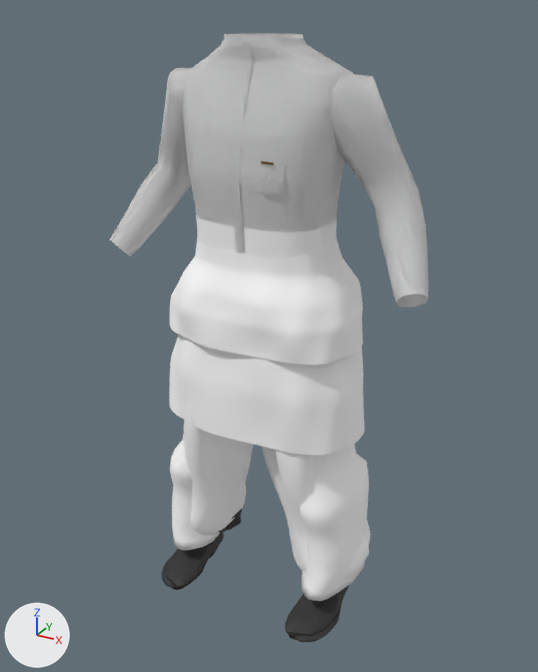
Two versions of the glTF model assets/models/timzy-wardrobe.glb, one commit apart.
One viewpoint serves both versions: a 50 mm camera at (0.904, -1.657, 1.62) aimed at (0.006, -0.023, 0.803). The axes (+X, +Y, +Z) are drawn at lower left. The lights are the same throughout. The older version comes first. Where no turn or scale is listed for an object, it has been applied to the vertices.

Objects in the first picture: 'Concealed front placket', 'Left long sleeve', 'RelaxedTrousersMesh', 'Right long sleeve', 'Rounded chest pocket', 'Tailored long tunic', 'Tailored long tunic.001', 'TallBootsMesh', 'Upper', 'Wool trousers' and 1 more.
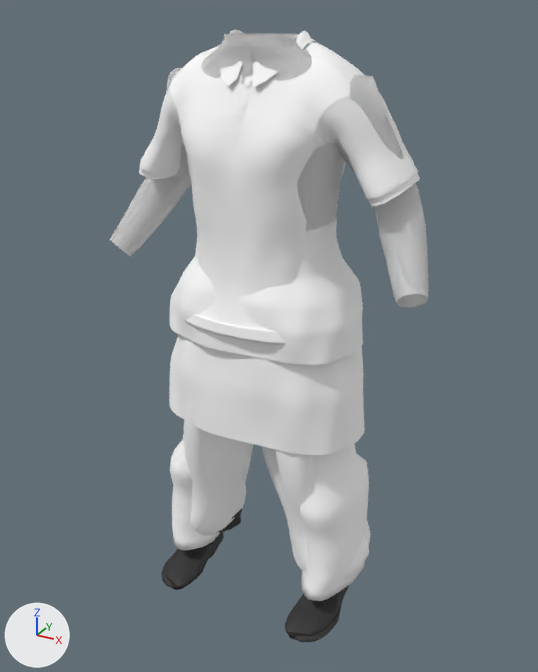
Commit message: Add a fitted polo mesh for wardrobe evaluation

Location of each change, (x1, y1, x2, y2) in pixels of the pictures (538 x 672 px):
'PoloShirtMesh', added: after (139, 30, 420, 344)
'Concealed front placket', unchanged, covered by the edit: before (231, 42, 252, 252); after (241, 42, 252, 84)

What changed in the scene script:
```text
Add mat_main_fabric_polo:
    mat_main_fabric_polo = principled_material('Main fabric polo')
    mat_main_fabric_polo.base_color = (1.0, 1.0, 1.0)  # white #ffffff
    mat_main_fabric_polo.roughness = 0.88
Add me_mesh_12:
    me_mesh_12.from_pydata(...)  # 2189 vertices, 4106 faces; spans x -0.37..0.37, y -0.219..0.18, z 0.872..1.575
    me_mesh_12.materials.append(mat_main_fabric_polo)  # white #ffffff
Add ob_poloshirtmesh:
    ob_poloshirtmesh = bpy.data.objects.new('PoloShirtMesh', me_mesh_12)
    ob_poloshirtmesh.location = (0.0, 0.0, 0.0)
```
